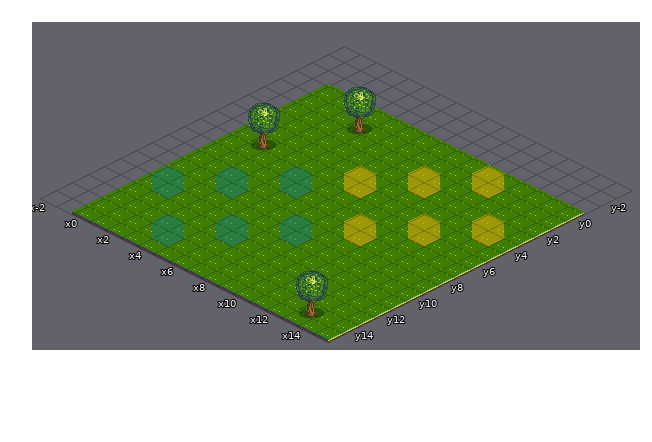
Tiled map (JSON): src/map/battle1.json. This is how it looked before the edit.
Cells are 32x16 px. Isometric: x runs down to the right, y down to the left. Shown: x -2..15, y -3..15.
New version:
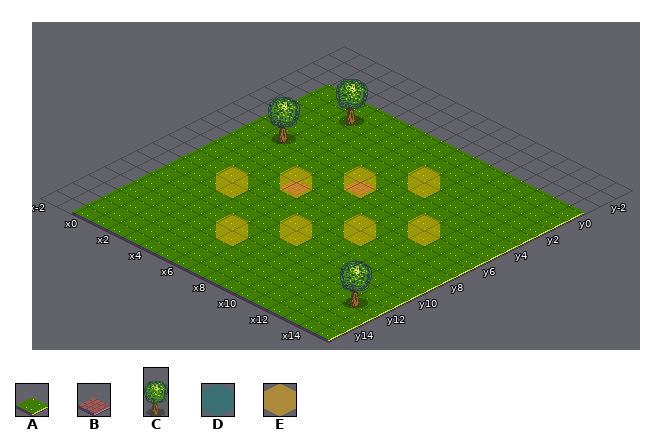
Key: from "battle-terrain1": A 0; from "floors": B 11; from "props-dynamic": C 0 "tree1", D 1 "markerGreen", E 2 "markerOrange".
_ is an empty cell, . an unchanged one.
Objects are placed by the point they stand on, in cells (3,4 is the top-left corner of cell 3,4); size is 1x1 cell unless given.
The exact change:
--- layer "Tiles"
@@ x 7..7 @@
- 5 A
+ 5 B
@@ x 5..5 @@
- 7 A
+ 7 B
--- layer "Objects"
+C "tree1" at 3.2,1.8 size 1x4
+C "tree1" at 2.2,5 size 1x4
+E "MarkerEnemy0" at 8,6 size 1x2
+E "MarkerAlly0" at 6,8 size 1x2
+E "MarkerEnemy1" at 11,9 size 1x2
+E "MarkerAlly2" at 4,10 size 1x2
+E "MarkerAlly1" at 9,11 size 1x2
+E "MarkerAlly3" at 7,13 size 1x2
+C "tree1" at 14.8,13 size 1x4
-C "tree1" at 4,2 size 1x4
-E "4" at 12,2 size 1x2
-E "4" at 15,5 size 1x2
-C "tree1" at 2,6 size 1x4
-E "3" at 8,6 size 1x2
-D "1" at 6,8 size 1x2
-E "1" at 11,9 size 1x2
-D "4" at 4,10 size 1x2
-D "2" at 9,11 size 1x2
-D "3" at 2,12 size 1x2
-D "4" at 7,13 size 1x2
-C "tree1" at 14,15 size 1x4
-D "3" at 5,15 size 1x2
